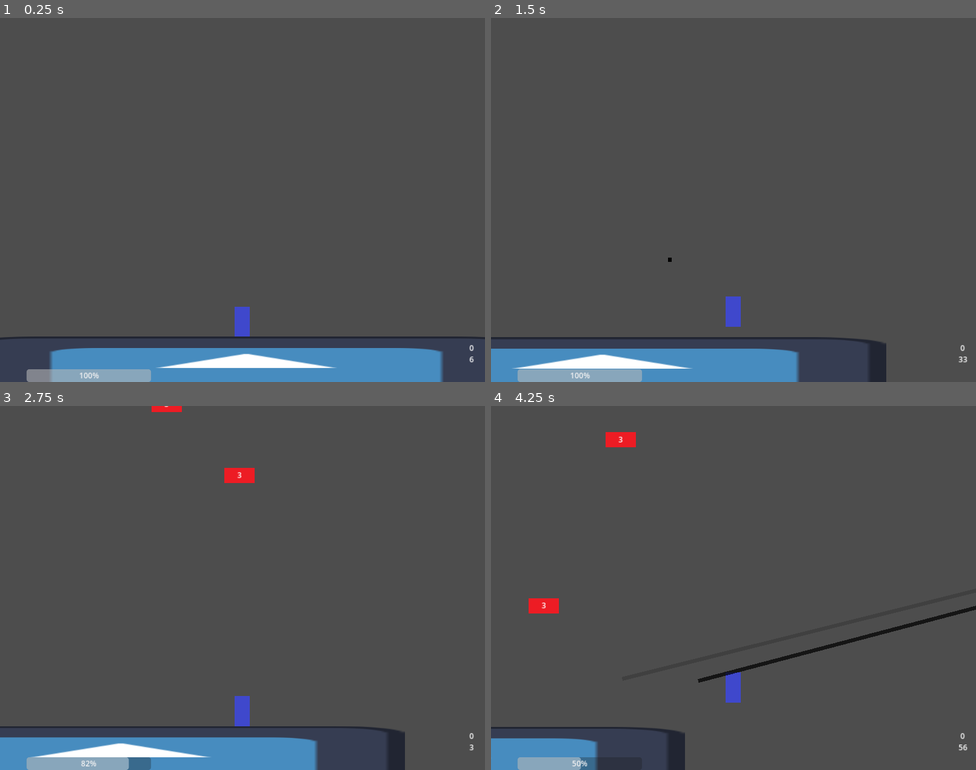
Above: before the commit, frames 1-4 (two rows, left to right).
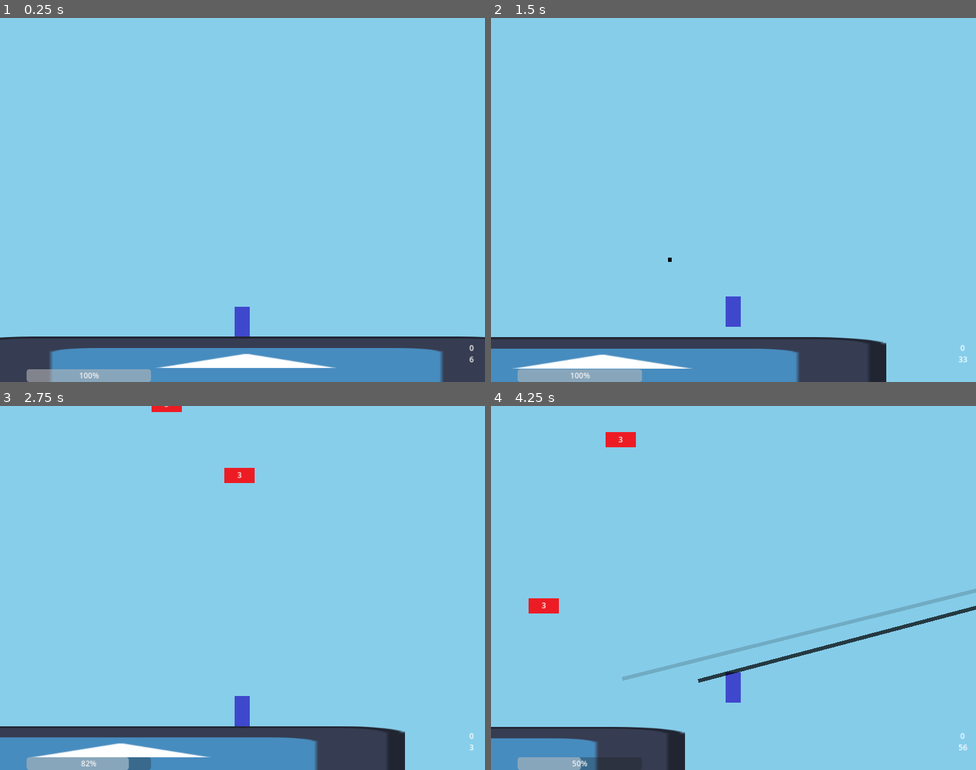
Above: after the commit, the same moments.

Repository: notMSB/bunk
Game: Godot game, scene res://scenes/game.tscn
Two runs of this game, one before a commit and one after it. Both use one fixed random seed, a clock stepped at 60 frames per second and the inputs below. The engine's default icon, where the game draws it, is replaced by a stand-in: a white triangle on a blue panel in a dark square.
Inputs (mouse positions are in pixels of both pictures, inside the frame that each line leads up to):
- Up to frame 1 (0.25 s): no input
- Up to frame 2 (1.5 s): tap Enter at 0.5 s; move the mouse to (840, 181) at 0.52 s; hold Right (ui_right) from 0.53 s (still down); tap Shift (misc) at 0.6 s; tap Space (jump) at 0.77 s; move the mouse to (636, 218) at 1.27 s; click (636, 218) at 1.35 s
- Up to frame 3 (2.75 s): tap Space (jump) at 1.52 s; move the mouse to (291, 507) at 2.02 s; release Right (ui_right) at 2.03 s; hold Left (ui_left) from 2.03 s (still down); tap Mouse wheel down (swap_down) at 2.1 s
- Up to frame 4 (4.25 s): move the mouse to (709, 660) at 2.77 s; release Left (ui_left) at 2.78 s; hold Right (ui_right) from 2.78 s (still down); tap Shift (misc) at 2.85 s; tap Space (jump) at 3.02, 3.77 s; move the mouse to (879, 642) at 3.52 s; press the mouse at (879, 642) at 3.53 s

The runs differ from the first frame. In frame 1, 87% of the frame differs, in the area x 0-100%, y 0-88%; in frame 2, 90%; in frame 3, 89%; in frame 4, 95%, in the area x 0-100%, y 0-100%.

Commit message:
background

Diff:
--- a/project.godot
+++ b/project.godot
@@ -18,6 +18,11 @@
 [autoload]
 
 Global="*res://scripts/global.gd"
+
+[debug]
+
+gdscript/warnings/unsafe_cast=1
+gdscript/warnings/integer_division=0
 
 [display]
 
--- a/scenes/game.tscn
+++ b/scenes/game.tscn
@@ -77,6 +77,16 @@
 offset_bottom = 648.0
 value = 100.0
 
+[node name="BackgroundLayer" type="CanvasLayer" parent="."]
+layer = -5
+
+[node name="Background" type="ColorRect" parent="BackgroundLayer"]
+offset_left = -8.0
+offset_top = -47.0
+offset_right = 1217.0
+offset_bottom = 778.0
+color = Color(0.529412, 0.807843, 0.921569, 1)
+
 [node name="Spawner" type="Node2D" parent="."]
 script = ExtResource("1_d5fe3")
 Enemy = ExtResource("3_ju45p")
--- a/scripts/crab_ai.gd
+++ b/scripts/crab_ai.gd
@@ -1,6 +1,6 @@
 extends Node2D
 
-var player
+var player : CharacterBody2D
 @onready var enemy = get_parent()
 
 var changed = false
--- a/scripts/enemy.gd
+++ b/scripts/enemy.gd
@@ -7,7 +7,7 @@
 var isPlatform := false
 
 var killTimerSet := false
-var killTimer := 1
+var killTimer := 1.0
 
 const BOOST_MOD := .5
 const BOOST_DEFAULT := .2
@@ -77,6 +77,7 @@
 	for platform in $Platforms.get_children():
 		platform.get_node("Shape").set_deferred("disabled", false)
 		platform.velocity.y = platform.DEFAULT_VELOCITY
+		platform.setup(camera)
 	$Sprites.visible = false
 	$EnemyShape.set_deferred("disabled", true)
 	#$Platforms.visible = true
--- a/scripts/platform.gd
+++ b/scripts/platform.gd
@@ -1,6 +1,11 @@
 extends CharacterBody2D
 
 const DEFAULT_VELOCITY := 50
+
+var camera : Camera2D
+
+var killTimerSet := false
+var killTimer := 1.0
 
 const BOOST_MOD := .5
 const BOOST_DEFAULT := .2
@@ -9,11 +14,20 @@
 
 func _physics_process(delta):
 	move_and_slide()
+	if camera and position.y > camera.get_screen_center_position().y + 375 and velocity.y >= 0:
+		if velocity.y <= DEFAULT_VELOCITY: velocity.y = 0
+		killTimerSet = true
+		#queue_free()
+	if killTimerSet: killTimer -= delta
+	if killTimer <= 0: queue_free()
 	if boostTimerSet: boostTimer -= delta
 	if boostTimer <= 0:
 		boostTimerSet = false
 		boostTimer = BOOST_DEFAULT
 		velocity.y = DEFAULT_VELOCITY
+
+func setup(cam):
+	camera = cam
 
 func boost(value):
 	boostTimerSet = true
--- a/scripts/ui_controller.gd
+++ b/scripts/ui_controller.gd
@@ -1,14 +1,26 @@
 extends CanvasLayer
+
+@onready var Background := get_node("../BackgroundLayer/Background")
 
 func _ready():
 	$Height/High.text = str(Global.score)
+
+func _process(_delta):
+	change_background()
 
 func set_height(modifier, value):
 	var heightVal : float = abs(modifier - min(modifier, value))
 	$Height/Current.text = str(floor(heightVal))
 
-func get_height():
+func get_height() -> int:
 	return int($Height/Current.text)
 
 func set_fuel(value):
 	$FuelBar.value = value
+
+func change_background():
+	var fadeVal : int = get_height() * 235 / 6500
+	var bgRed : float = max(.05, (135 - fadeVal) / 255.0)
+	var bgBlue : float = max(.12, (206 - fadeVal) / 255.0)
+	var bgGreen : float = max(.2, (235 - fadeVal) / 255.0)
+	Background.color = Color(bgRed, bgBlue, bgGreen, 1)
